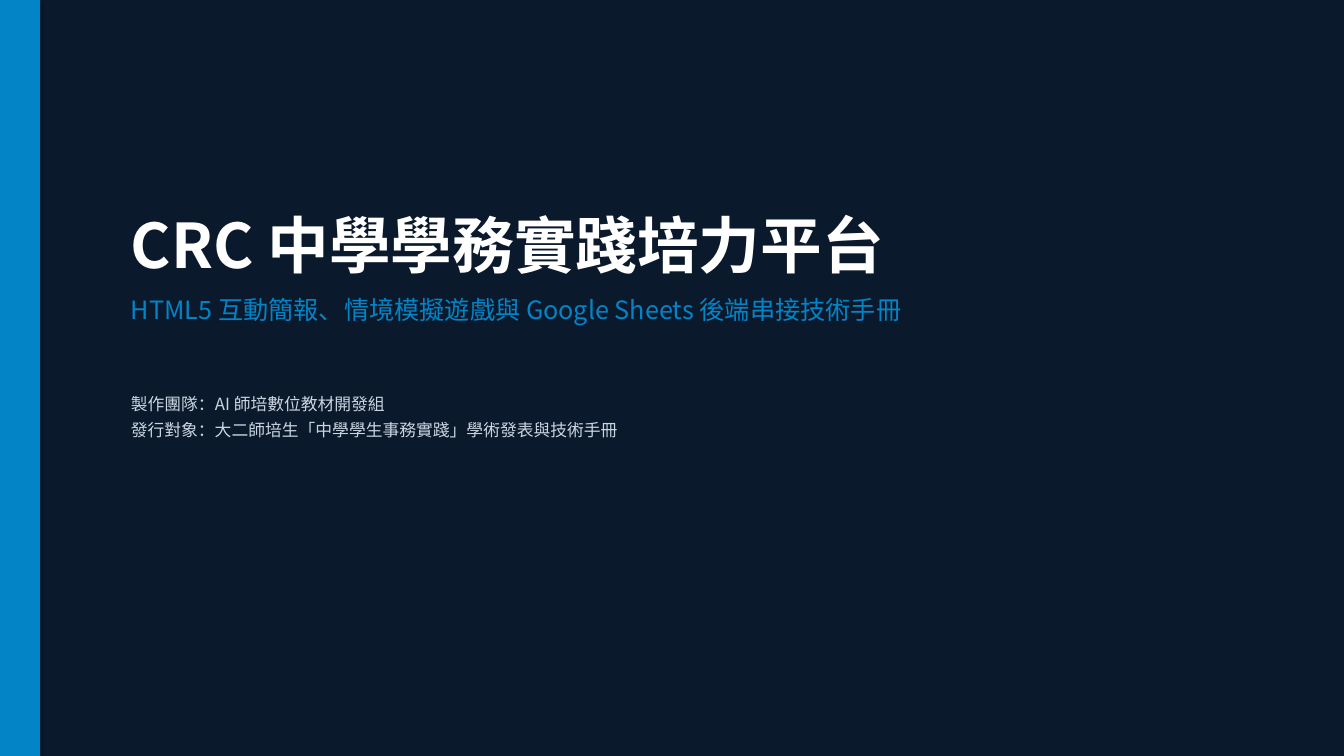
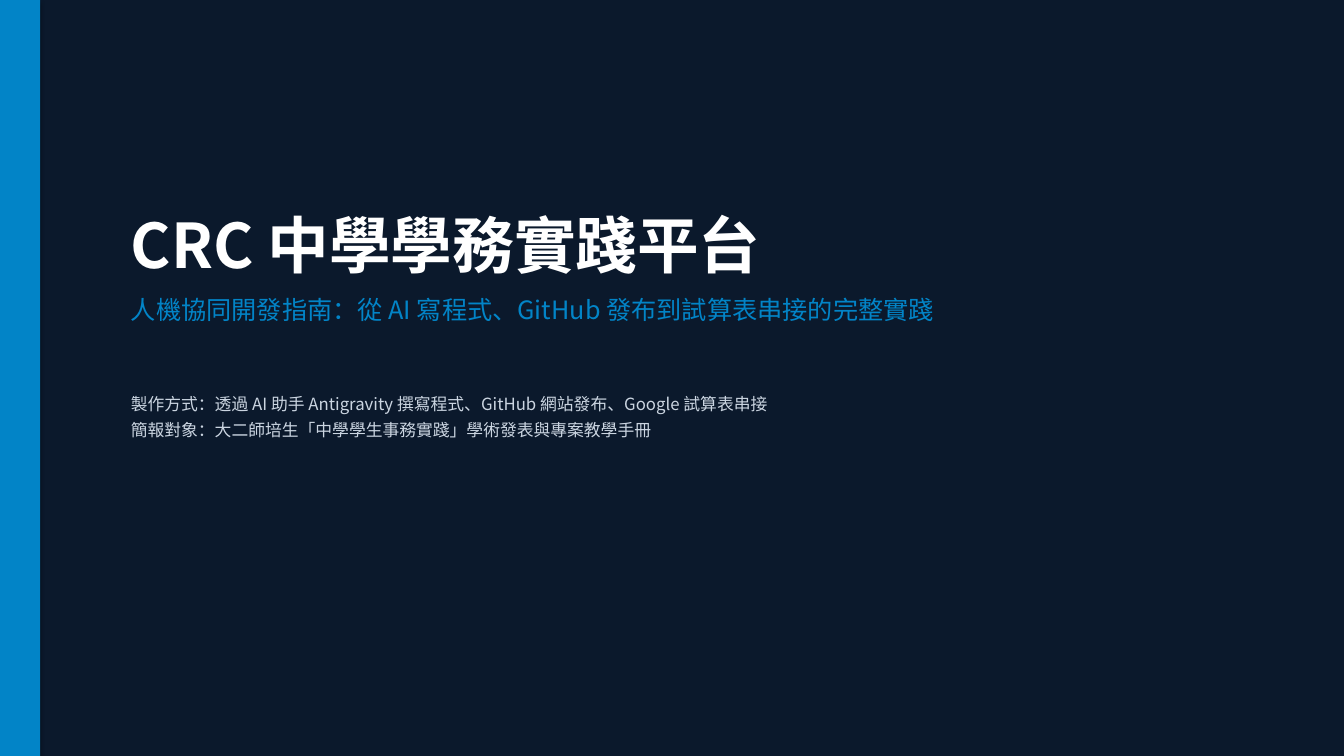
Before and after one commit to mchung2022/CRC2026, a slide deck: slide 1 of CRC_Project_Documentation.pptx. Drawn at 1344x756 pixels with LibreOffice and Linux fonts; fonts in the diff are those of the drawing. Boxes give left, top, right and bottom in pixels: in the first picture for what was removed or moved away, otherwise in the second. Text is boxed around its words. In the diff, an @@ line names an element or a change of style, - is before the commit and + after.

Commit message:
docs: rewrite presentation to plain language AI-GitHub-Sheets workflow

```diff
--- a/CRC_Project_Documentation.pptx
+++ b/CRC_Project_Documentation.pptx
@@ text at [131, 215, 934, 438]: text changed @@
-CRC 中學學務實踐培力平台
-HTML5 互動簡報、情境模擬遊戲與 Google Sheets 後端串接技術手冊
-製作團隊：AI 師培數位教材開發組
-發行對象：大二師培生「中學學生事務實踐」學術發表與技術手冊
+CRC 中學學務實踐平台
+人機協同開發指南：從 AI 寫程式、GitHub 發布到試算表串接的完整實踐
+製作方式：透過 AI 助手 Antigravity 撰寫程式、GitHub 網站發布、Google 試算表串接
+簡報對象：大二師培生「中學學生事務實踐」學術發表與專案教學手冊
```
Also in this commit, not shown: 7 other slides changed, 2 slides added, 2 slides removed.
